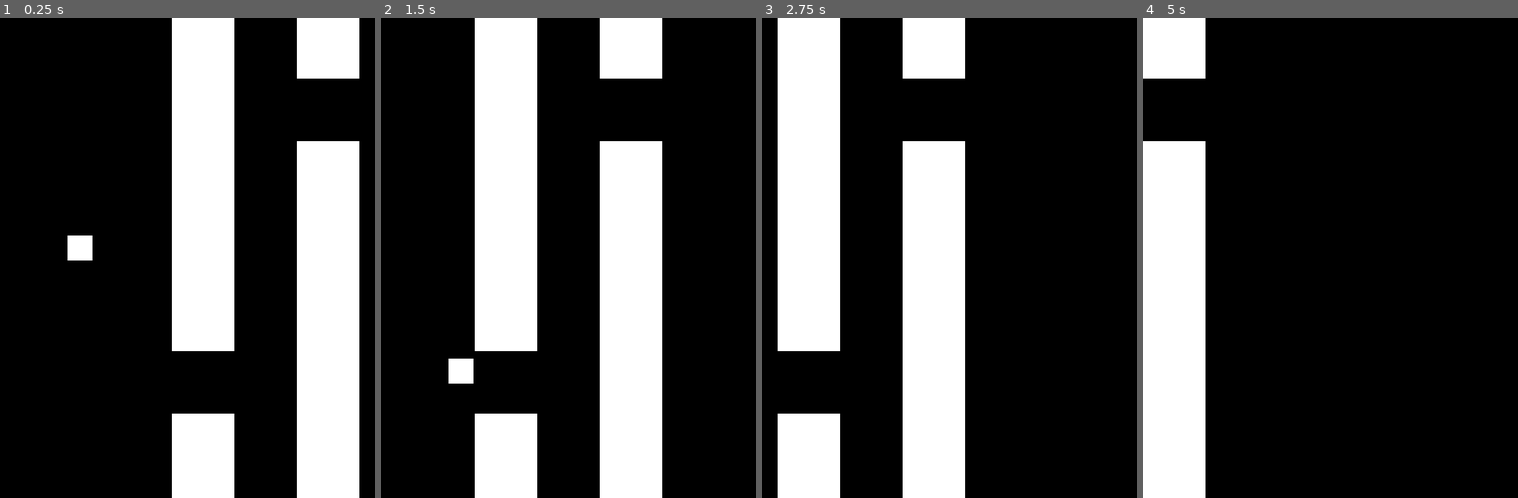
Above: before the commit, frames 1-4 (left to right).
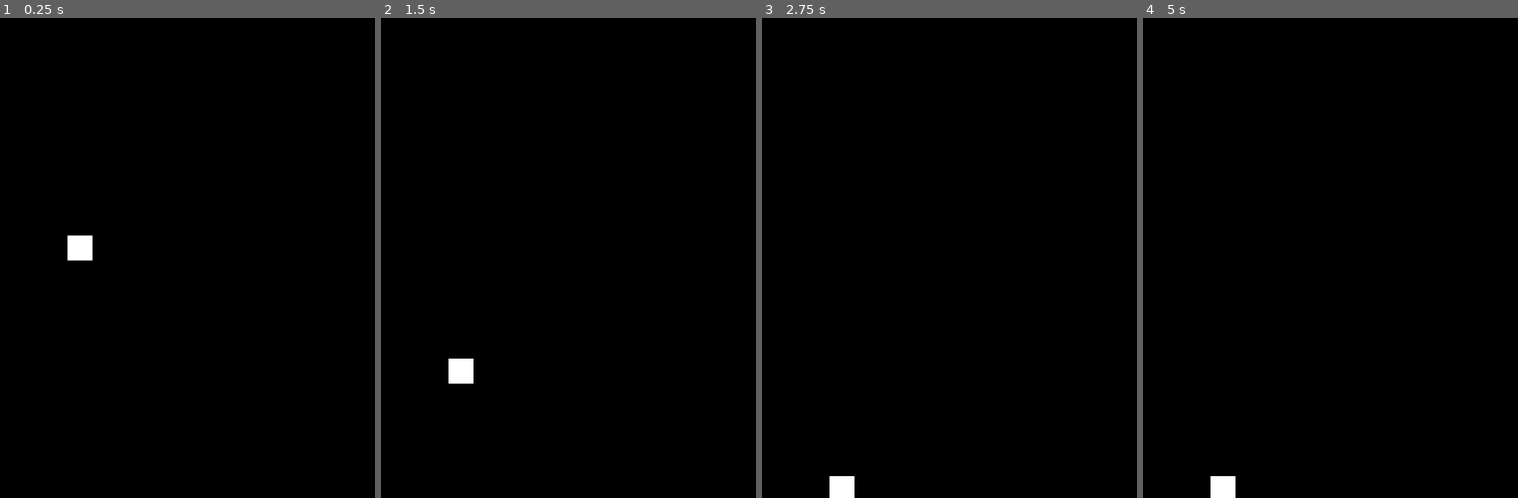
Above: after the commit, the same moments.

Repository: Thrillidas/FlappyBird
Game: Godot game, scene res://Scene/main.tscn
Two runs of this game, one before a commit and one after it. Both use one fixed random seed, a clock stepped at 60 frames per second and the inputs below.
Inputs:
- Up to frame 1 (0.25 s): no input
- Up to frame 2 (1.5 s): hold Up (ui_up) 0.53-1.28 s
- Up to frame 3 (2.75 s): hold Up (ui_up) from 2.03 s (still down)
- Up to frame 4 (5 s): release Up (ui_up) at 3.53 s

The runs differ from the first frame. In frame 1, 29% of the frame differs, in the area x 45-96%, y 0-100%; in frame 2, 29%; in frame 3, 29%, in the area x 4-55%, y 0-100%; in frame 4, 15%.
Error after the commit: Invalid access to property or key 'PipelineSprite' on a base object of type 'CharacterBody2D (pipelines.gd)'. (res://Scripts/main.gd:15)

Commit message:
Changes

Diff:
--- a/Scene/pipelines.tscn
+++ b/Scene/pipelines.tscn
@@ -13,6 +13,6 @@
 offset_right = 87.0
 offset_bottom = 113.0
 
-[node name="CollisionShape2D" type="CollisionShape2D" parent="."]
+[node name="CollisionPipe" type="CollisionShape2D" parent="."]
 position = Vector2(44, 56.5)
 shape = SubResource("RectangleShape2D_or3rr")
--- a/Scripts/main.gd
+++ b/Scripts/main.gd
@@ -3,14 +3,21 @@
 var screen_max_height = DisplayServer.window_get_size()
 
 func _ready():
-	spawn_double_pipes(500)
-	spawn_double_pipes(300)
+
+	spawn_pipes(100, 150, 500, 0)
+	spawn_pipes(100, 150, 500, 600)
+	#spawn_double_pipes(500)
+	#spawn_double_pipes(300)
 
 #Create a pipeline, allowing to specify the size and location.
 func spawn_pipes(x_size, y_size, x_position, y_position):
 	var pipe = pipe_node.instantiate()
+	var collision = pipe.PipelineSprite
+
 	pipe.create_pipe(x_size, y_size)
 	pipe.position = Vector2(x_position, y_position)
+
+	print(collision)
 	add_child(pipe)
 
 #Create a pair of pipeline, from the lower pipeline to the higher one.
--- a/Scripts/pipelines.gd
+++ b/Scripts/pipelines.gd
@@ -1,11 +1,13 @@
 extends CharacterBody2D
 @onready var pipeline_sprite = $PipelineSprite
+@onready var collision_pipe = $CollisionPipe
 
 func _physics_process(delta):
 	movement(delta)
 
 func create_pipe(x_size, y_size):
 	$PipelineSprite.size = Vector2(x_size,y_size)
+	$CollisionPipe.shape.size = Vector2(x_size,y_size)
 
 func movement(delta):
 	velocity.x = -100
